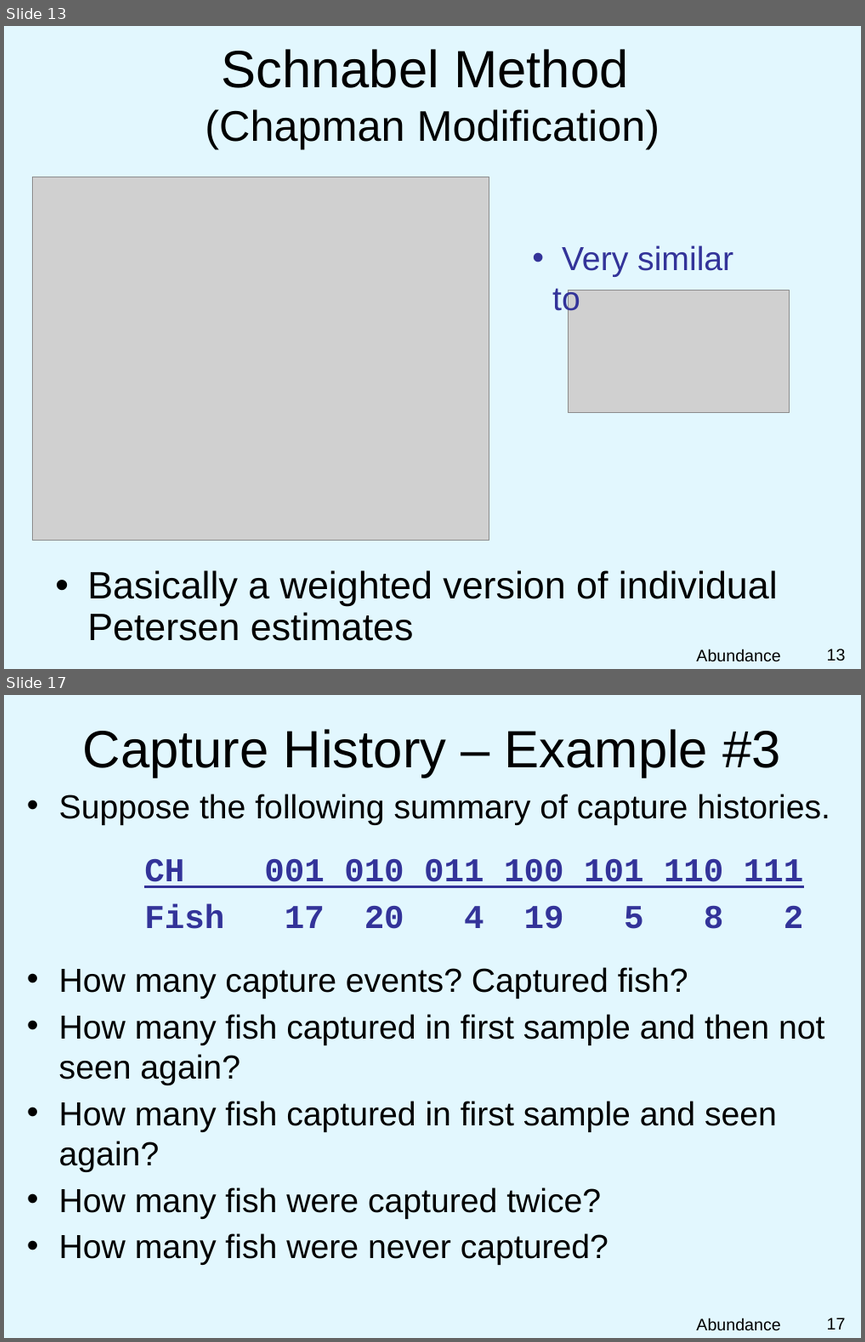
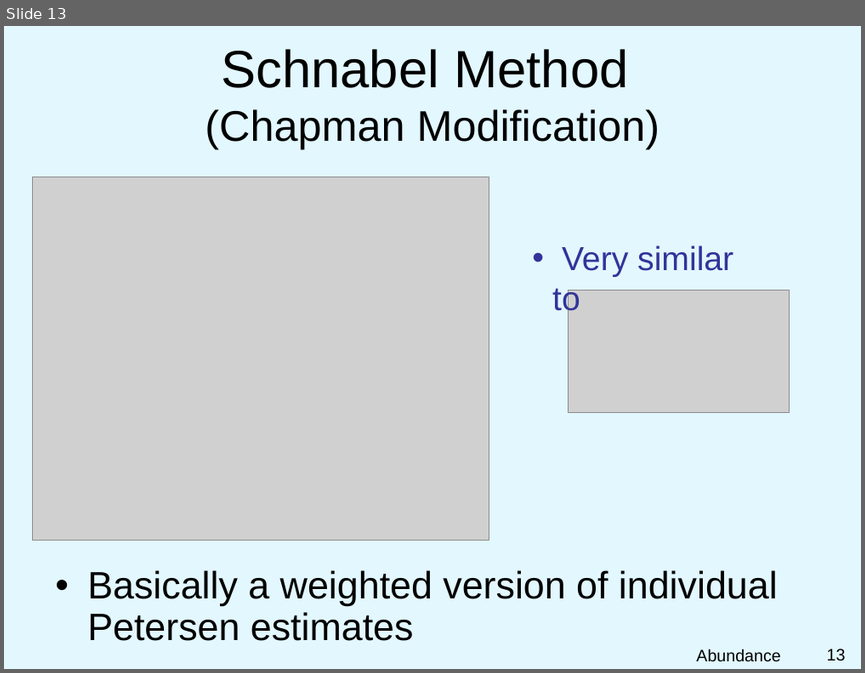
Before and after one commit to droglenc/NCNRS349, a slide deck: modules/Abundance/MarkRecap/MarkRecap.pptx. Shown one above the other, each under a label of ours: slides 13 and 17 before the commit, slide 13 after it; the slides between them are not shown. The pictures are 865x1342 and 865x673 pixels, drawn with LibreOffice and Linux fonts; fonts in the diff are those of the drawing; grey boxes stand for pictures; background and template pictures are left out. Boxes give left, top, right and bottom in pixels: in the first picture for what was removed or moved away, otherwise in the second. Text is boxed around its words. In the diff, an @@ line names an element or a change of style, - is before the commit and + after.

```diff
--- a/modules/Abundance/MarkRecap/MarkRecap.pptx
+++ b/modules/Abundance/MarkRecap/MarkRecap.pptx
@@ slide 17 removed at box(4, 695, 861, 1338), background picture (left out) @@
@@ title removed at box(83, 729, 780, 777) @@
-Capture History – Example #3
@@ text removed at box(59, 794, 830, 1265) @@
-• Suppose the following summary of capture histories.
-CH 001 010 011 100 101 110 111
-Fish 17 20 4 19 5 8 2
-• How many capture events? Captured fish?
-• How many fish captured in first sample and then not seen again?
-• How many fish captured in first sample and seen again?
-• How many fish were captured twice?
-• How many fish were never captured?
@@ text removed at box(696, 1317, 780, 1331) @@
-Abundance
@@ page number removed at box(827, 1317, 846, 1329) @@
-17
```
Also in this commit, not shown: 4 other slides removed, 2 other files.
